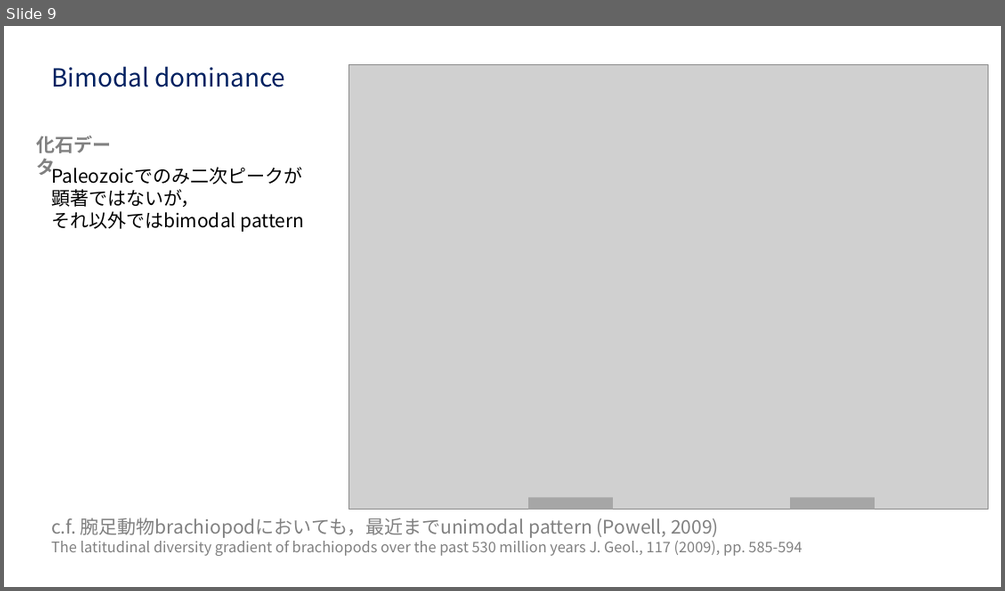
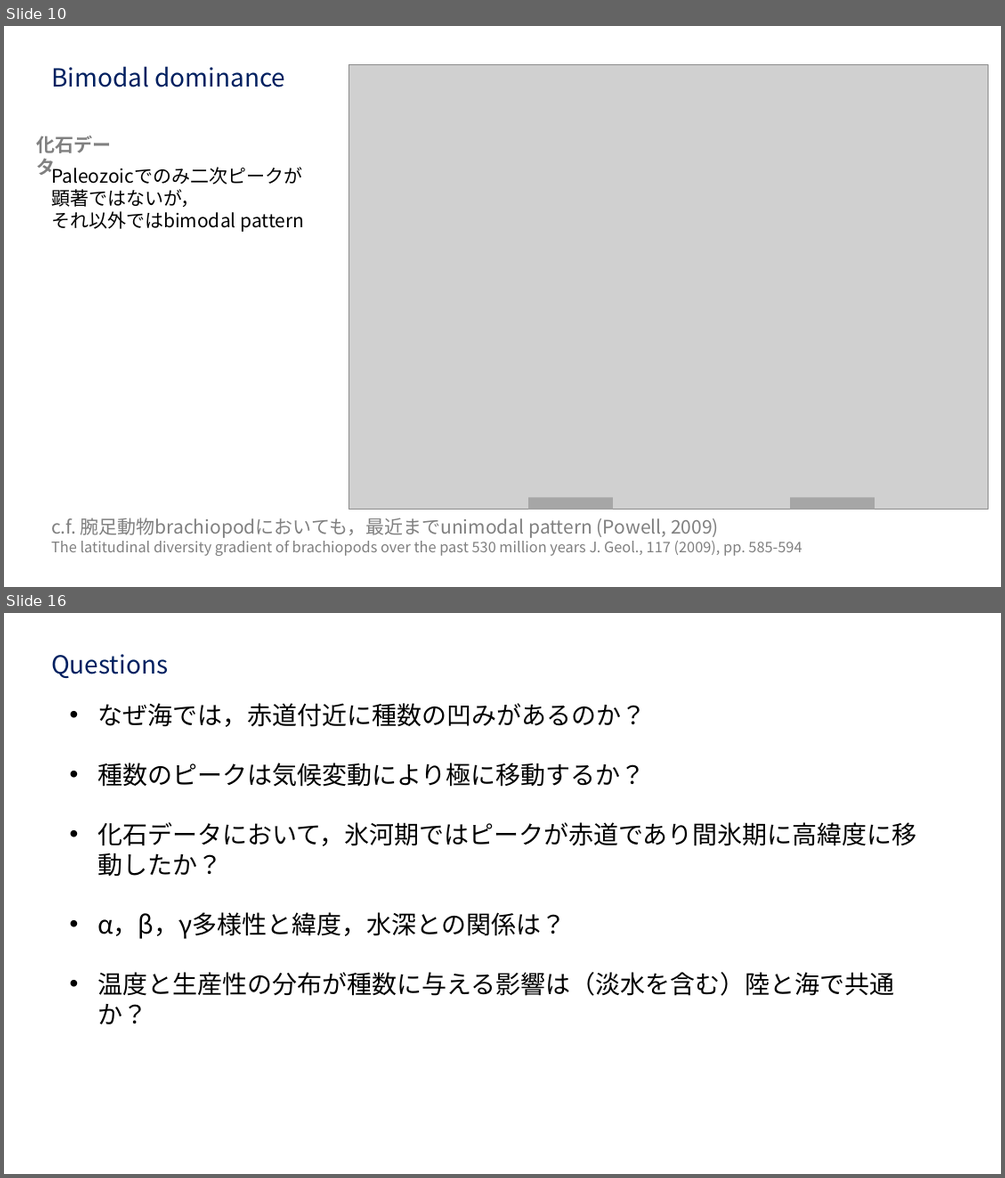
Before and after one commit to anchor200/Ronbun_yomi, a slide deck: data/Images/Chaudhary_etal_2016/Chaudhary_etal_2016.pptx. Shown one above the other, each under a label of ours: slide 9 before the commit, slides 10 and 16 after it; the slides between them are not shown. The pictures are 1005x591 and 1005x1178 pixels, drawn with LibreOffice and Linux fonts; fonts in the diff are those of the drawing; grey boxes stand for pictures. Boxes give left, top, right and bottom in pixels: in the first picture for what was removed or moved away, otherwise in the second. Text is boxed around its words. In the diff, an @@ line names an element or a change of style, - is before the commit and + after.

```diff
--- a/data/Images/Chaudhary_etal_2016/Chaudhary_etal_2016.pptx
+++ b/data/Images/Chaudhary_etal_2016/Chaudhary_etal_2016.pptx
@@ slide 16 added at bbox=[4, 613, 1001, 1174], background #FFFFFF @@
@@ text added at bbox=[51, 654, 168, 678], 24 pt, text #002060 @@
+Questions
@@ text added at bbox=[97, 703, 917, 1024], 24 pt, text #000000 @@
+• なぜ海では，赤道付近に種数の凹みがあるのか？
+• 種数のピークは気候変動により極に移動するか？
+• 化石データにおいて，氷河期ではピークが赤道であり間氷期に高緯度に移動したか？
+• α，β，γ多様性と緯度，水深との関係は？
+• 温度と生産性の分布が種数に与える影響は（淡水を含む）陸と海で共通か？
@@ what was slide 9 is now slide 10 @@
```
Also in this commit, not shown: 4 slides changed, 6 other slides added, 1 slide removed, 28 other files.
